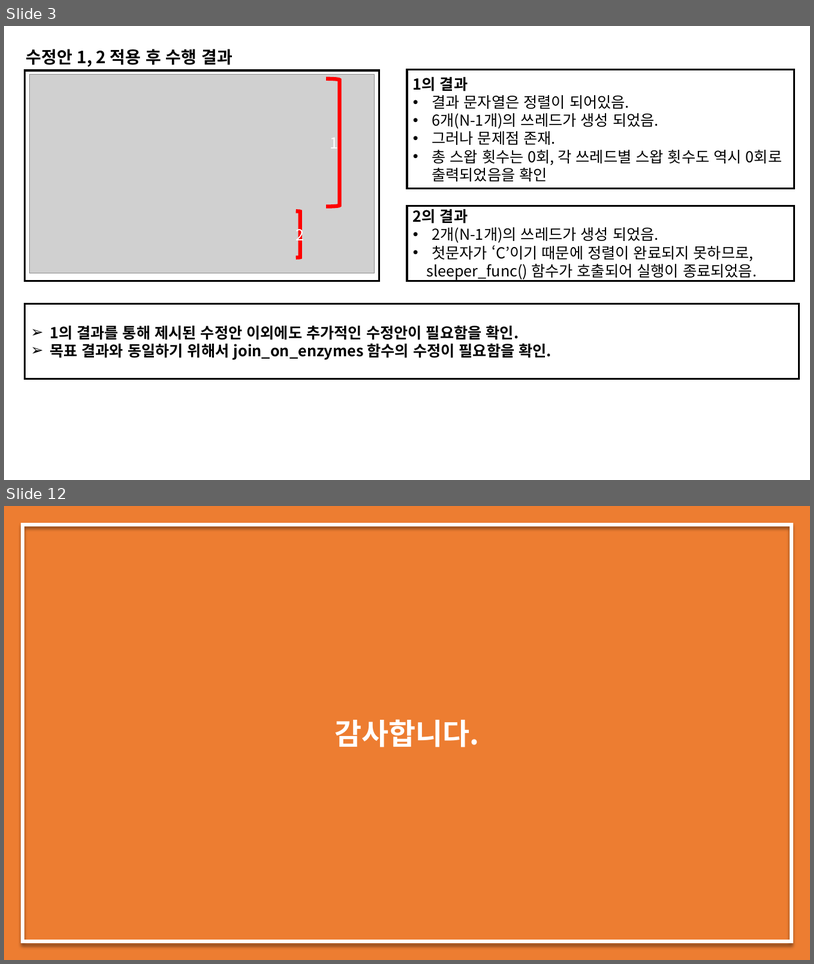
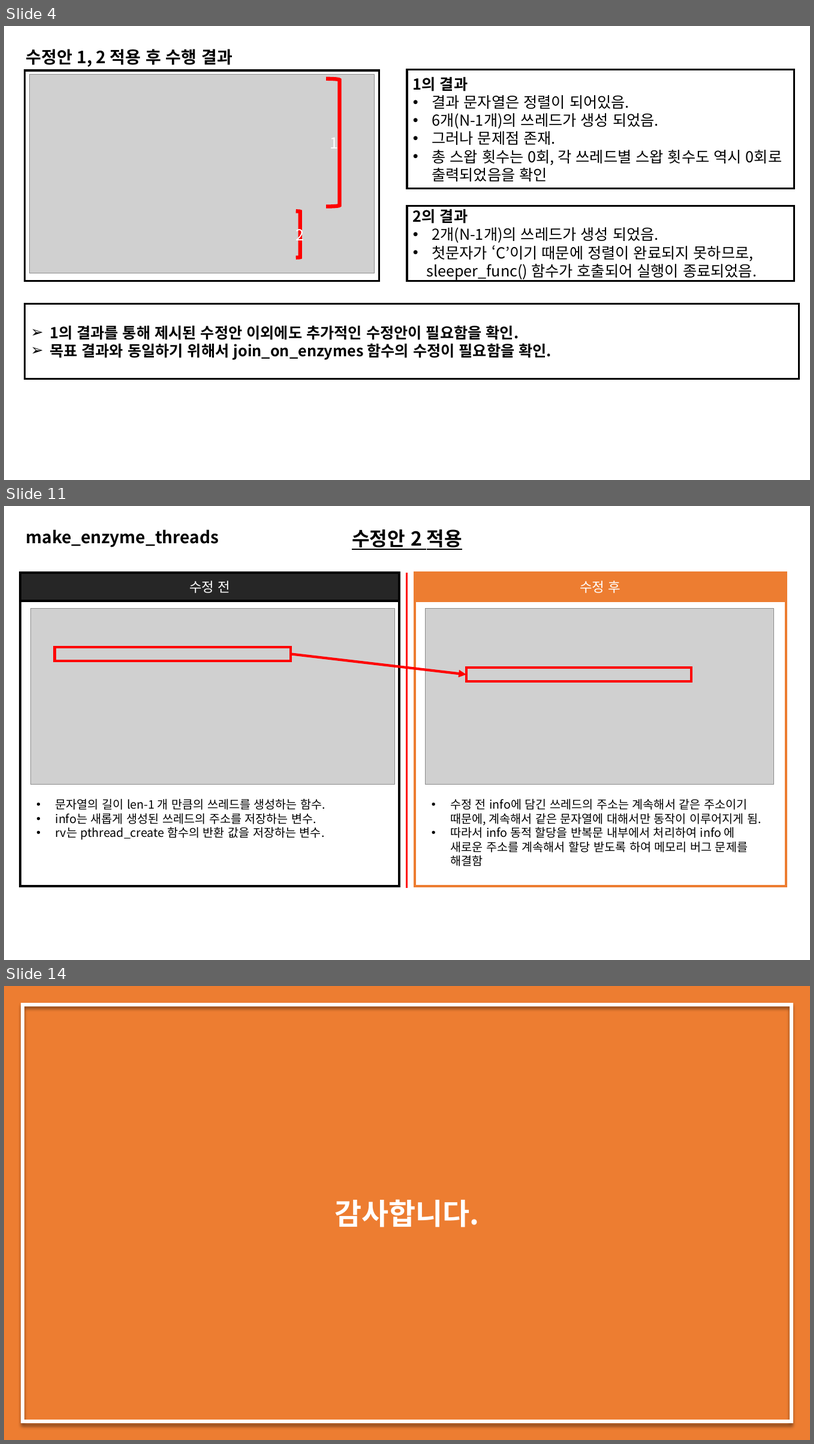
Before and after one commit to dudghks97/OS, a slide deck: 2016305078_최영환_os_report_02.pptx. Shown one above the other, each under a label of ours: slides 3 and 12 before the commit, slides 4, 11 and 14 after it; the slides between them are not shown. The pictures are 814x964 and 814x1444 pixels, drawn with LibreOffice and Linux fonts; fonts in the diff are those of the drawing; grey boxes stand for pictures. Boxes give left, top, right and bottom in pixels: in the first picture for what was removed or moved away, otherwise in the second. Text is boxed around its words. In the diff, an @@ line names an element or a change of style, - is before the commit and + after.

```diff
--- a/2016305078_최영환_os_report_02.pptx
+++ b/2016305078_최영환_os_report_02.pptx
@@ slide 11 added at [4, 506, 810, 960], background #FFFFFF @@
@@ text added at [26, 529, 219, 547], 20 pt, text #000000, bold @@
+make_enzyme_threads
@@ text added at [352, 529, 462, 550], 23 pt, text #000000, bold, underline @@
+수정안 2 적용
@@ rectangle added at [20, 573, 400, 600], fill #262626, outline #000000 3 pt, 16 pt, text #FFFFFF @@
+수정 전
@@ line added from (407, 573) to (407, 888), #FF0000 2.25 pt @@
@@ rectangle added at [415, 573, 786, 600], fill #ED7D31, outline #ED7D31 3 pt, 16 pt, text #FFFFFF @@
+수정 후
@@ rectangle added at [20, 600, 400, 885], outline #000000 3 pt @@
@@ picture added at [30, 608, 395, 784] @@
@@ rectangle added at [415, 600, 786, 885], outline #ED7D31 3 pt @@
@@ picture added at [426, 608, 774, 784] @@
@@ rectangle added at [55, 647, 291, 661], outline #FF0000 3 pt @@
@@ arrow added from (291, 654) to (467, 674), #FF0000 3 pt @@
@@ rectangle added at [467, 667, 692, 681], outline #FF0000 3 pt @@
@@ text added at [56, 798, 326, 840], 14 pt, text #000000 @@
+• 문자열의 길이 len-1 개 만큼의 쓰레드를 생성하는 함수.
+• info는 새롭게 생성된 쓰레드의 주소를 저장하는 변수.
+• rv는 pthread_create 함수의 반환 값을 저장하는 변수.
@@ text added at [450, 798, 762, 866], 14 pt, text #000000 @@
+• 수정 전 info에 담긴 쓰레드의 주소는 계속해서 같은 주소이기 때문에, 계속해서 같은 문자열에 대해서만 동작이 이루어지게 됨.
+• 따라서 info 동적 할당을 반복문 내부에서 처리하여 info 에 새로운 주소를 계속해서 할당 받도록 하여 메모리 버그 문제를 해결함
@@ what was slide 3 is now slide 4 @@
@@ what was slide 12 is now slide 14 @@
```
Also in this commit, not shown: 3 slides changed, 7 other slides added, 6 slides removed, 3 other files.
